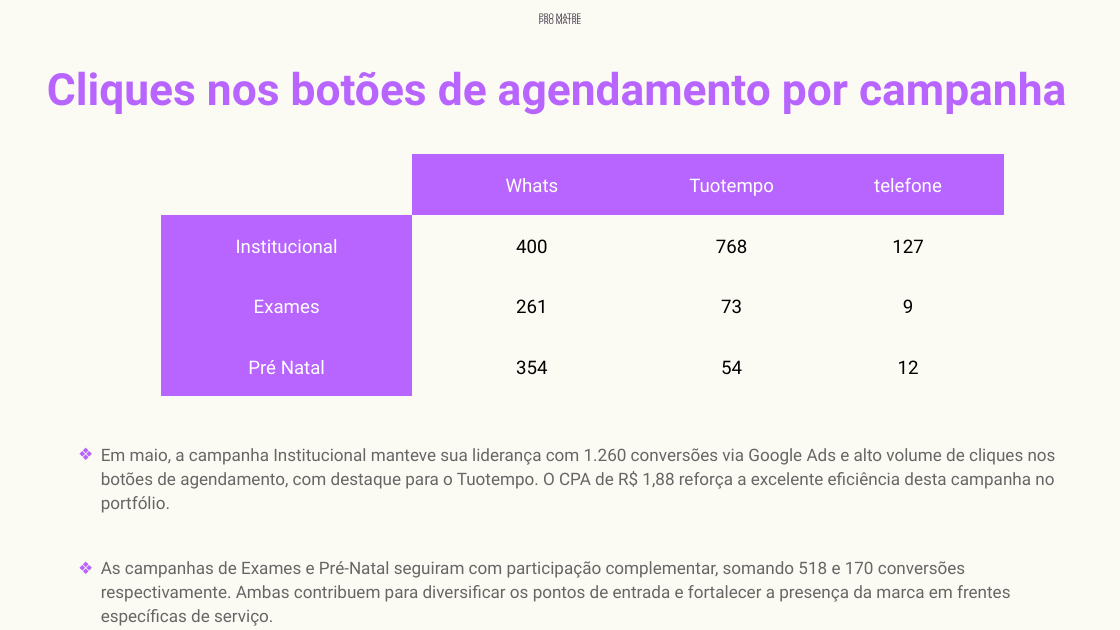
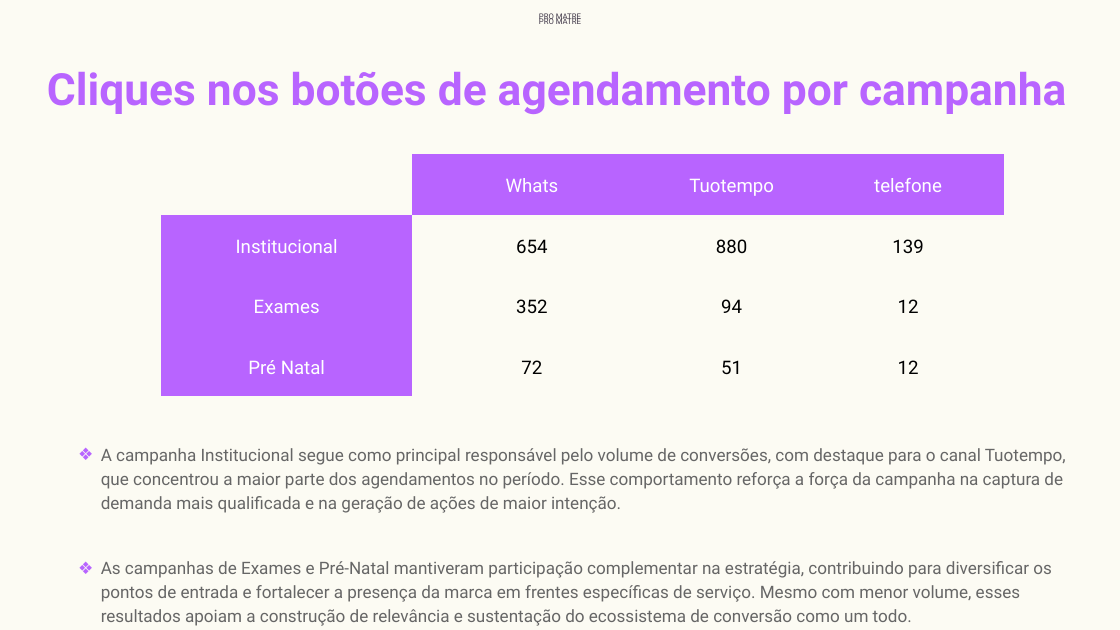
Before and after one commit to nataliamotoshima-sketch/ablab-reports, a slide deck: slide 6 of public/template.pptx. Drawn at 1120x630 pixels with LibreOffice and Linux fonts; fonts in the diff are those of the drawing; background and template pictures are left out. Boxes give left, top, right and bottom in pixels: in the first picture for what was removed or moved away, otherwise in the second. Text is boxed around its words. In the diff, an @@ line names an element or a change of style, - is before the commit and + after.

```diff
--- a/public/template.pptx
+++ b/public/template.pptx
@@ table at [161,155,1004,378] @@
-row 2: Institucional | 400 | 768 | 127
+row 2: Institucional | 654 | 880 | 139
-row 3: Exames | 261 | 73 | 9
+row 3: Exames | 352 | 94 | 12
-row 4, column 2: 354
+row 4, column 2: 72
-row 4, column 3: 54
+row 4, column 3: 51
@@ text at [101,448,1066,626]: text changed @@
-❖ Em maio, a campanha Institucional manteve sua liderança com 1.260 conversões via Google Ads e alto volume de cliques nos botões de agendamento, com destaque para o Tuotempo. O CPA de R$ 1,88 reforça a excelente eficiência desta campanha no portfólio.
-❖ As campanhas de Exames e Pré-Natal seguiram com participação complementar, somando 518 e 170 conversões respectivamente. Ambas contribuem para diversificar os pontos de entrada e fortalecer a presença da marca em frentes específicas de serviço.
+❖ A campanha Institucional segue como principal responsável pelo volume de conversões, com destaque para o canal Tuotempo, que concentrou a maior parte dos agendamentos no período. Esse comportamento reforça a força da campanha na captura de demanda mais qualificada e na geração de ações de maior intenção.
+❖ As campanhas de Exames e Pré-Natal mantiveram participação complementar na estratégia, contribuindo para diversificar os pontos de entrada e fortalecer a presença da marca em frentes específicas de serviço. Mesmo com menor volume, esses resultados apoiam a construção de relevância e sustentação do ecossistema de conversão como um todo.
```
Also in this commit, not shown: 9 other slides changed.
